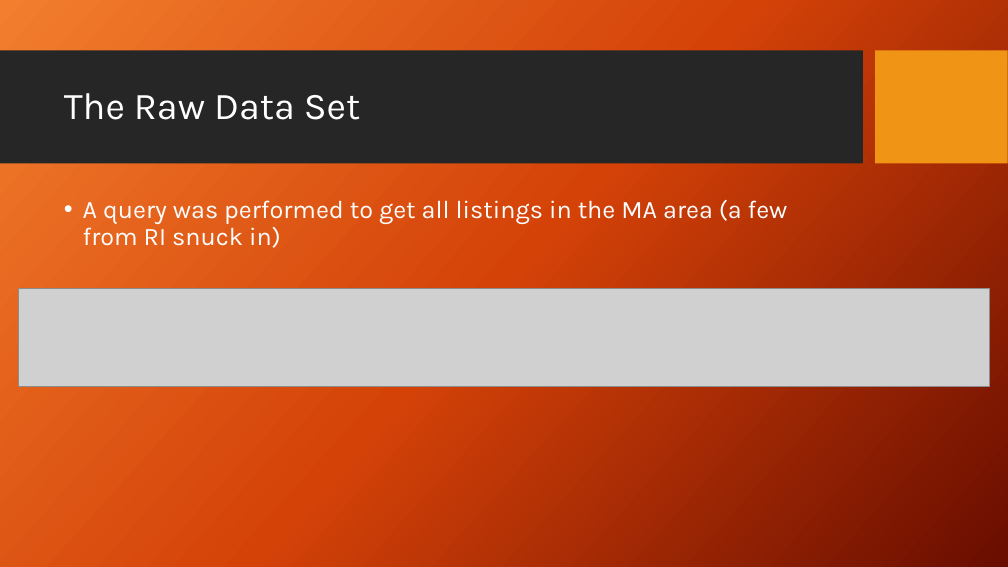
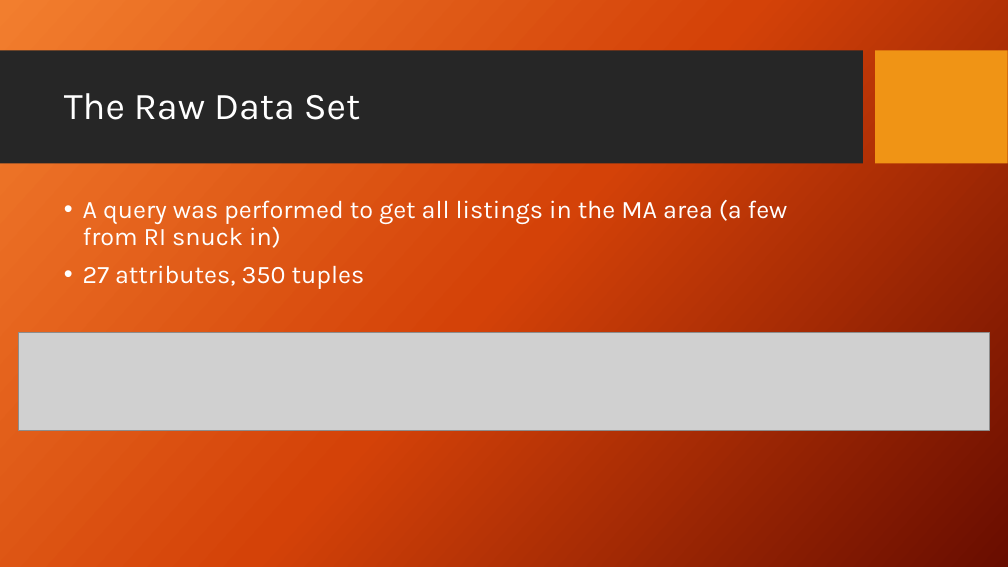
Before and after one commit to myz540/cs699_project_classification, a slide deck: slide 3 of documentation/CS699 Project Presentation.pptx. Drawn at 1008x567 pixels with LibreOffice and Linux fonts; fonts in the diff are those of the drawing; grey boxes stand for pictures; background and template pictures are left out. Boxes give left, top, right and bottom in pixels: in the first picture for what was removed or moved away, otherwise in the second. Text is boxed around its words. In the diff, an @@ line names an element or a change of style, - is before the commit and + after.

Commit message:
adjustments slides 1-8

```diff
--- a/documentation/CS699 Project Presentation.pptx
+++ b/documentation/CS699 Project Presentation.pptx
@@ text at box(83, 265, 365, 289): paragraph added @@
+• 27 attributes, 350 tuples
@@ picture: place and size @@
-picture at box(18, 288, 989, 386)
+picture at box(18, 333, 989, 431)
```
Also in this commit, not shown: 1 other slide changed.
